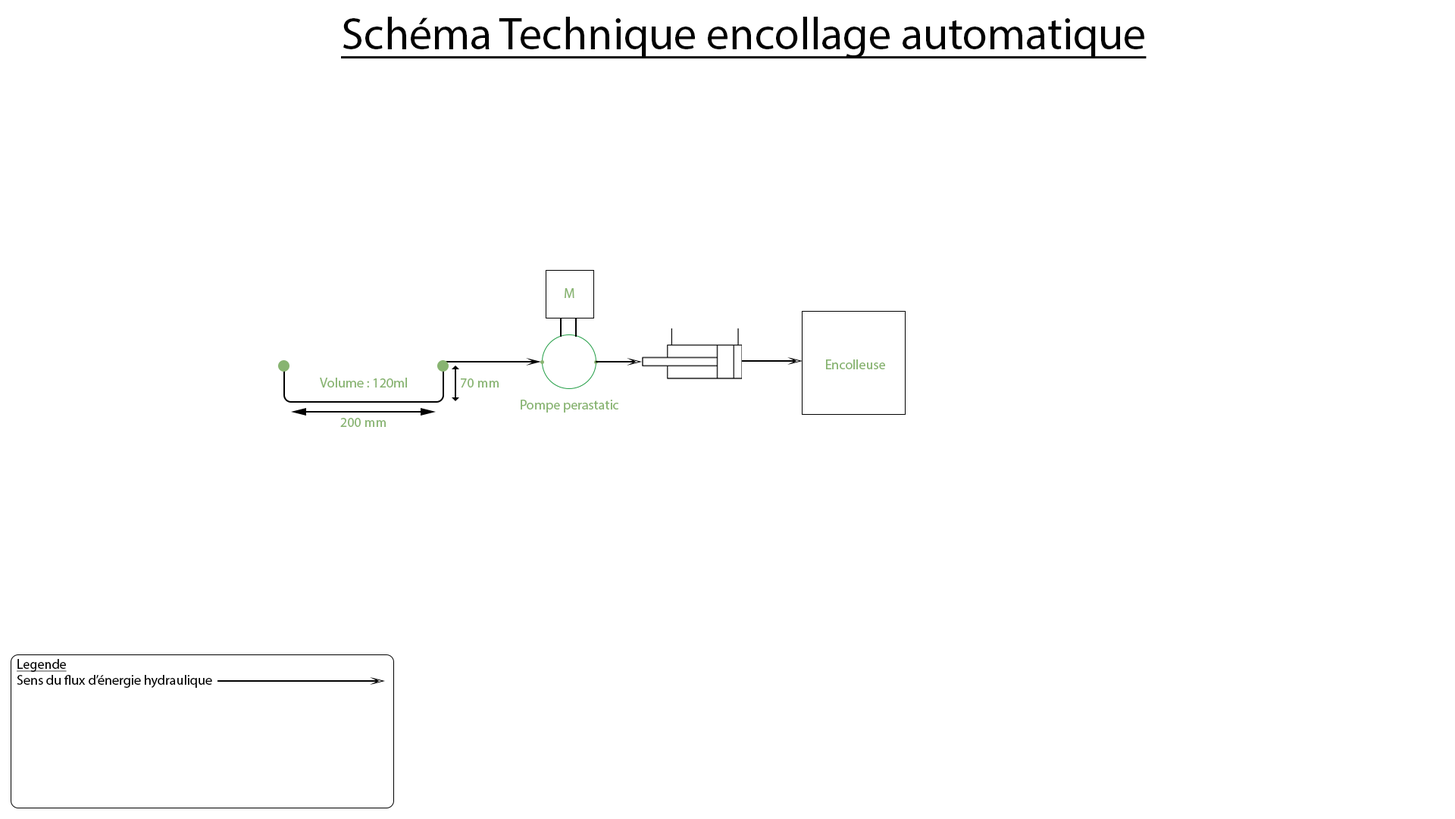
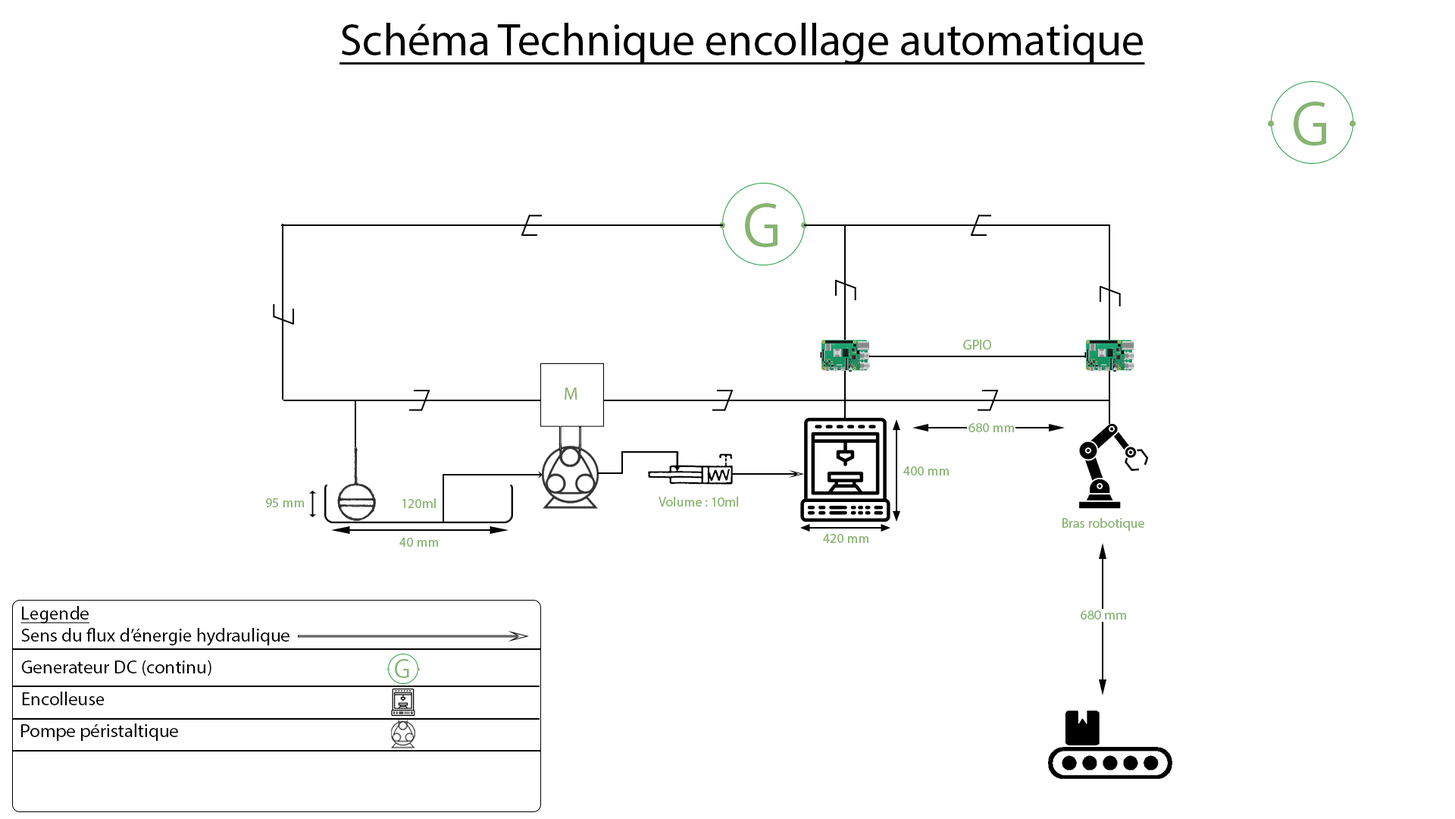
The second (1455, 819) image is a revision of the first. Changes to its layers:
removed group "Plan de travail 1" (38 layers) over [10, 16, 1147, 809]
added group "Bras" with 15 layers above "Encolleuse" over [869, 339, 1149, 696]
renamed "Forme 2" to "680 mm", moved it into group "Distance", painted on it over [545, 269, 1127, 620]
moved "FlecheBas" (1st of 8, in "Bras" › "Fleches" › "Distance") into group "Distance", painted on it over [291, 407, 1107, 696]
moved "Encolleuse" (1st of 2) out of group "Plan de travail 1" over [391, 310, 949, 717]
renamed "Schéma Technique encollage automatique" to "3d-printer-svgrepo-com", moved it into group "Encolleuse", painted on it over [341, 16, 1147, 717]
added group "Generateur" (1st of 2) with 31 layers above "Legend" over [272, 81, 1357, 484]
added group "CableBras" with 4 layers in group "Generateur" over [521, 214, 1122, 424]
added group "Cable" (1st of 3, in "Generateur") with 8 layers in group "Generateur" over [272, 223, 1111, 484]
renamed "Ellipse 2" to "Cable", moved it into group "Cable", painted on it over [281, 223, 1111, 401]
moved "Sortie" (1st of 3, in "Generateur" › "G") into group "G" over [594, 120, 1357, 364]
painted on "Ellipse 2" (1st of 6, in "Generateur" › "G" › "Sortie") over [594, 120, 1357, 364]
moved "Entre" (1st of 3, in "Generateur" › "G") into group "G" over [540, 120, 1275, 364]
moved "Ellipse 2" (2nd of 6, in "Generateur" › "G" › "Entre") into group "Entre", painted on it over [437, 120, 1275, 372]
moved "Legend" out of group "Plan de travail 1" over [10, 16, 1147, 812]
renamed "Rectangle 1" to "Forme 14", moved it into group "Legend", painted on it over [12, 310, 906, 687]
moved "Encolleuse" (2nd of 2, in "Legend") into group "Legend", painted on it over [21, 359, 886, 705]
painted on "Rectangle arrondi 1" over [10, 599, 542, 812]
added layer "Arrière-plan" over [10, 16, 1357, 812]
…and 90 more changes (67 added, 10 painted, 7 removed, 8 renamed, 15 stack, 1 visibility)
